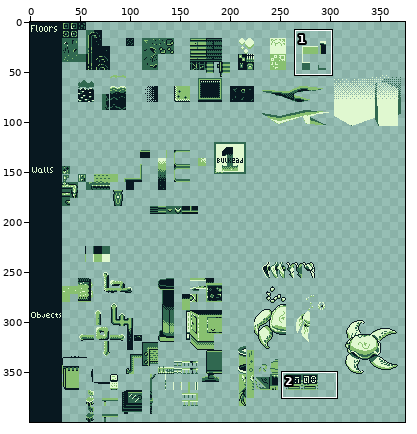
Two versions of one pixel-art file, assets/backgrounds/Tilesets/First.ase. The first picture is a wide view before the edit; the outline marks the close-up.
Close-up. The starting point:
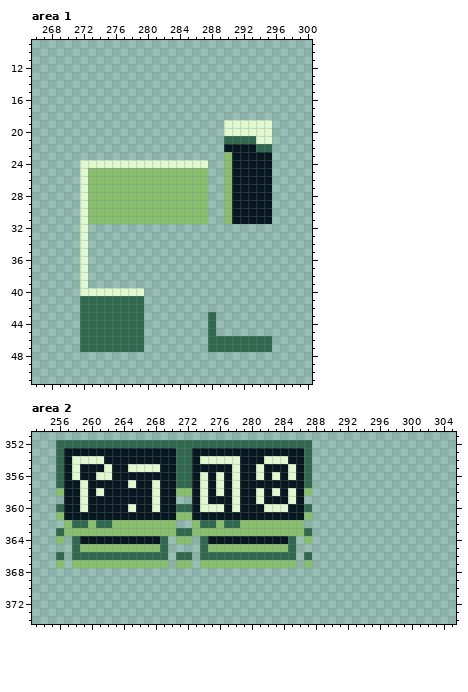
384x400 pixels, 1 frame. Shown: area 1: x 266..300, y 9..51; area 2: x 253..305, y 351..374. The wide view leaves out empty margins.
And afterwards:
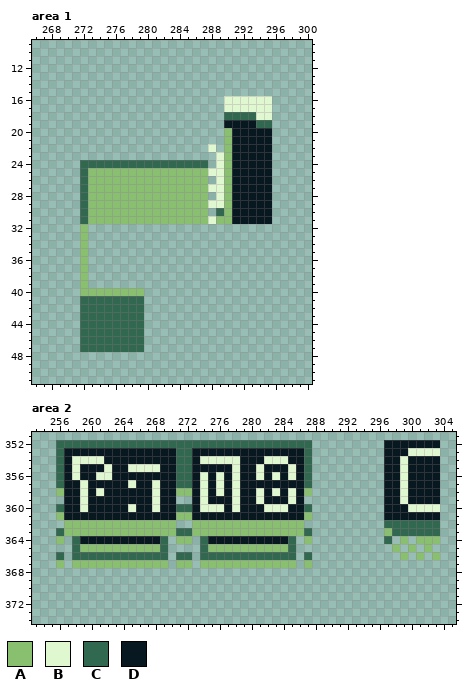
Palette (. is transparent): A #88c070  B #e0f8d0  C #306850  D #081820
From old to new:
Area 1, layer "Layer 5":
y 16..17: x 290..295 ...... -> BBBBBB
y 18: x 290..295 ...... -> CCCCBB
y 19: x 290..295 BBBBBB -> DDDDCC
y 20: x 290..295 BBBBBB -> ADDDDD
y 21: x 290..295 CCCCBB -> ADDDDD
y 22: x 288 . -> B; x 290 D -> A; x 294..295 CC -> DD
y 23: x 289 . -> B
y 24: x 272..287 BBBBBBBBBBBBBBBB -> CCCCCCCCCCCCCCCC; x 289 . -> B
y 25: x 272 B -> C; x 288..289 .. -> BB
y 26: x 272 B -> C; x 289 . -> B
y 27: x 272 B -> C; x 288..289 .. -> BB
y 28: x 272 B -> C; x 289 . -> B
y 29: x 272 B -> C; x 288..289 .. -> BB
y 30: x 272 B -> C; x 289 . -> C
y 31: x 272 B -> C; x 288..289 .. -> BA
y 32..39: x 272 B -> A
y 40: x 272..279 BBBBBBBB -> AAAAAAAA
y 43..45: x 288 C -> .
y 46..47: x 288..295 CCCCCCCC -> ........
Area 2, layer "Layer 5":
y 352: x 297..303 ....... -> DDDDDDD
y 353: x 297..303 ....... -> DDDBBBB
y 354..359: x 297..303 ....... -> DDBDDDD
y 360: x 297..303 ....... -> DDDBBBB
y 361: x 297..303 ....... -> DDDDDDD
y 362: x 258..259 CC -> AA; x 261..262 CC -> AA; x 274..275 CC -> AA; x 277..278 CC -> AA; x 297..303 ....... -> CCCCCCC
y 363: x 297..303 ....... -> ACCCCCC
y 364: x 297 . -> C; x 299 . -> A; x 301..303 ... -> AAA
y 365: x 298 . -> A; x 300 . -> A; x 302 . -> A
y 366: x 299 . -> A; x 301 . -> A; x 303 . -> A
Pixel boxes of the changes (left, top, right, bottom) in both close-ups:
changed: (80, 96, 272, 296)
erased: (208, 312, 272, 352)
added: (384, 440, 440, 560)
changed: (72, 520, 112, 528)
changed: (200, 520, 240, 528)
